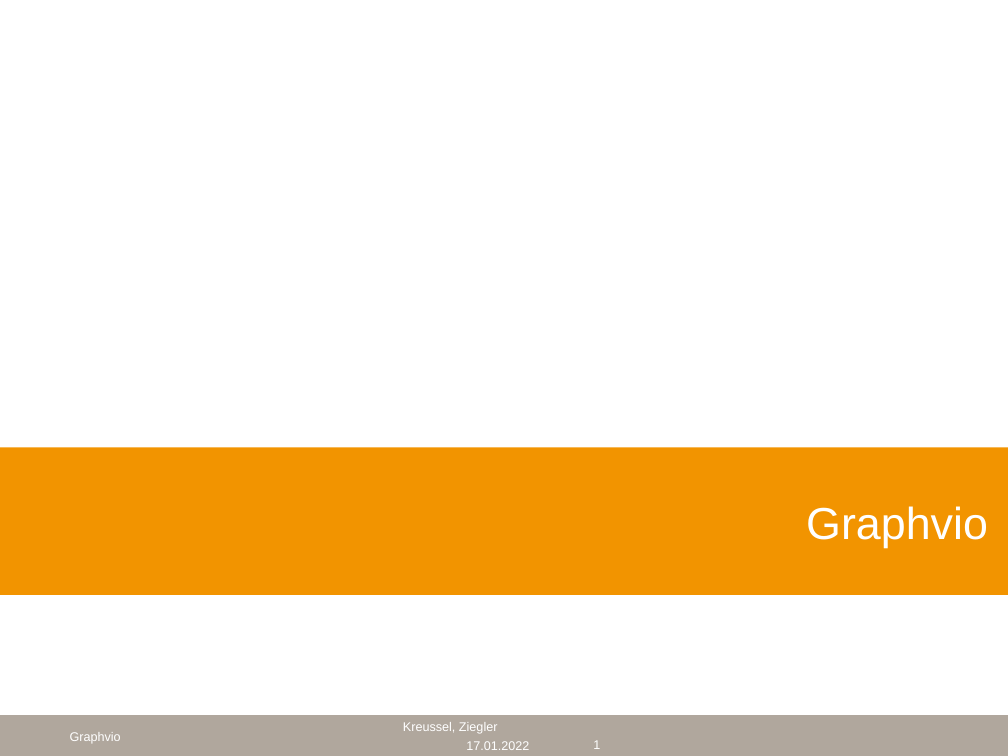
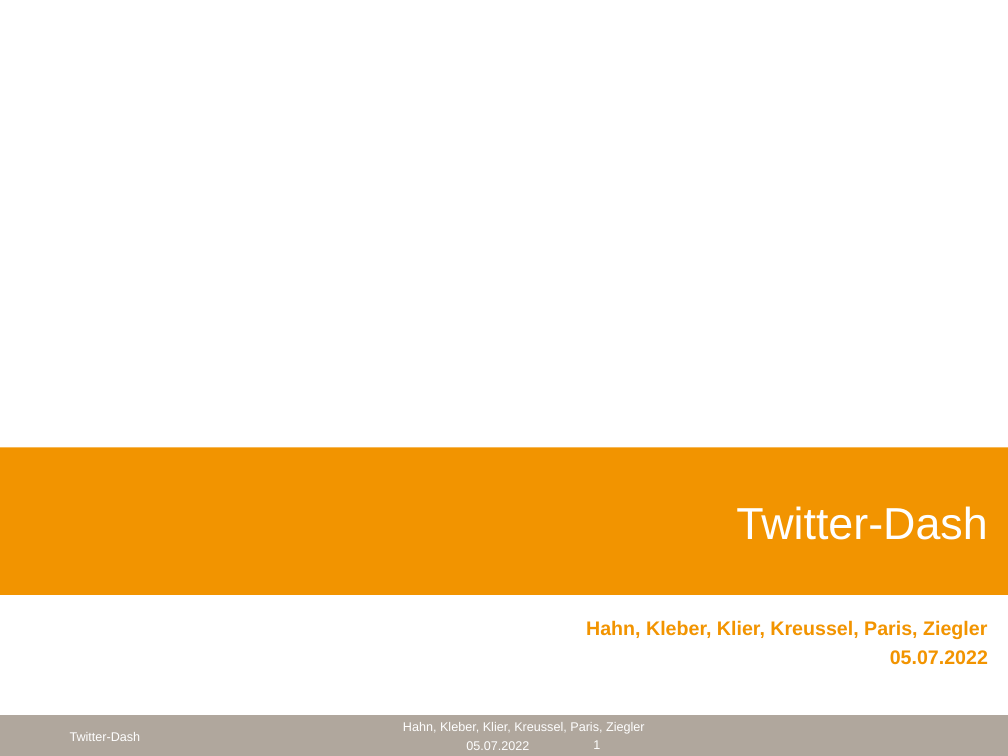
Before and after one commit to cyberlytics/TwitterDash, a slide deck: slide 1 of sys-doc/Technical Report/Abschlusspräsentation.pptx. Drawn at 1008x756 pixels with LibreOffice and Linux fonts; fonts in the diff are those of the drawing; background and template pictures are left out. Boxes give left, top, right and bottom in pixels: in the first picture for what was removed or moved away, otherwise in the second. Text is boxed around its words. In the diff, an @@ line names an element or a change of style, - is before the commit and + after.

```diff
--- a/sys-doc/Technical Report/Abschlusspräsentation.pptx
+++ b/sys-doc/Technical Report/Abschlusspräsentation.pptx
@@ title at [736, 506, 987, 540]: text changed @@
-Graphvio
+Twitter-Dash
@@ text added at [586, 620, 987, 639], 14 pt, text #F29400, bold @@
+Hahn, Kleber, Klier, Kreussel, Paris, Ziegler
@@ text added at [890, 650, 988, 665], 14 pt, text #F29400, bold @@
+05.07.2022
@@ text at [70, 732, 141, 741]: text changed @@
-Graphvio
+Twitter-Dash
@@ text at [403, 722, 645, 734]: text changed @@
-Kreussel, Ziegler
+Hahn, Kleber, Klier, Kreussel, Paris, Ziegler
@@ text at [466, 741, 529, 750]: text changed @@
-17.01.2022
+05.07.2022
```
Also in this commit, not shown: 5 other slides changed, 5 slides added, 1 other file.
